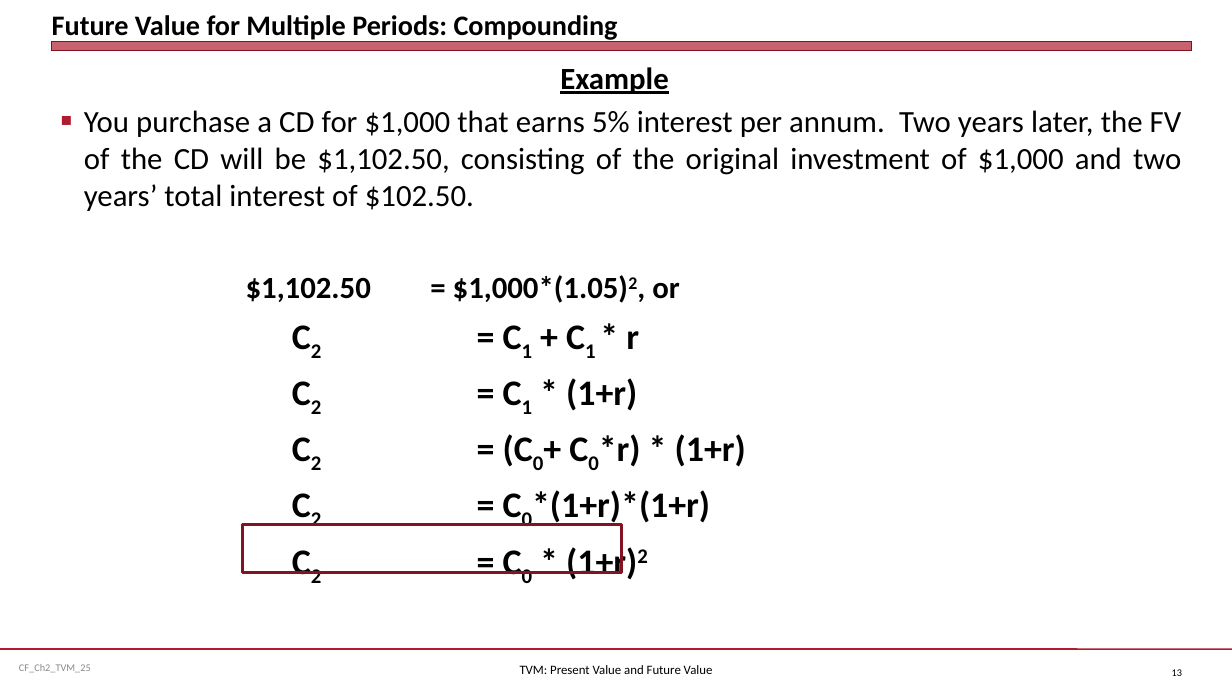
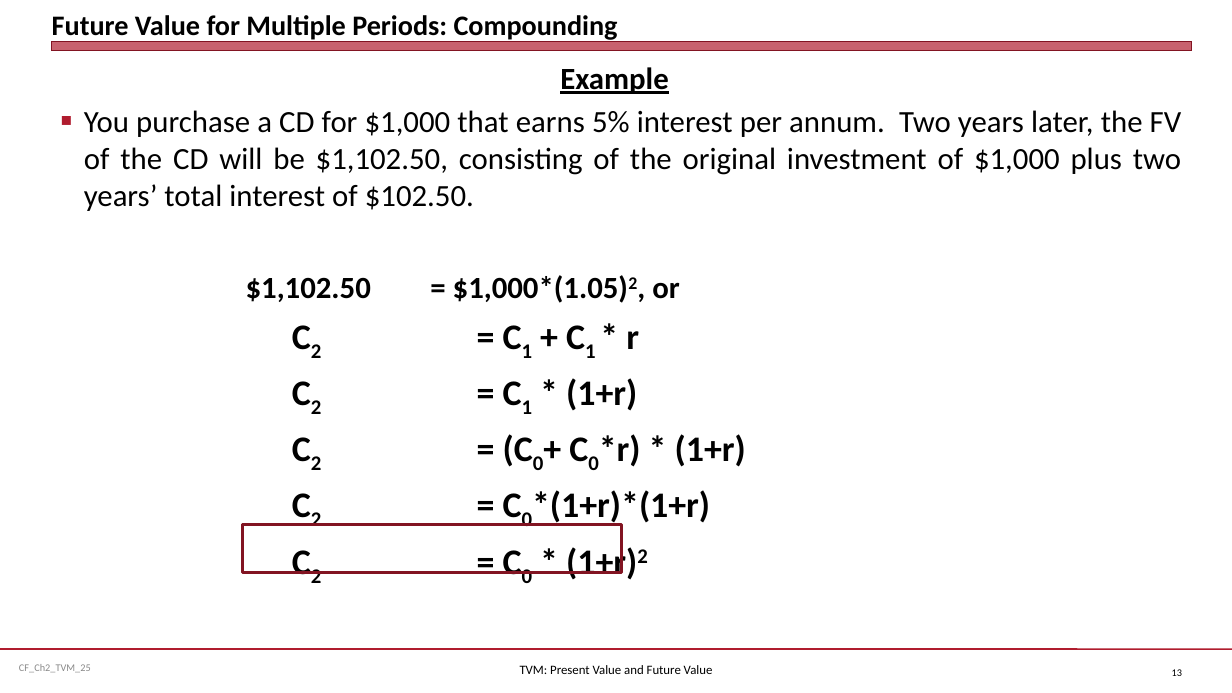
Before and after one commit to jmc877/Corporate-Finance, a slide deck: slide 13 of slides/CF_Ch2_TVM_25.pptx. Drawn at 1232x693 pixels with LibreOffice and Linux fonts; fonts in the diff are those of the drawing. Boxes give left, top, right and bottom in pixels: in the first picture for what was removed or moved away, otherwise in the second. Text is boxed around its words. In the diff, an @@ line names an element or a change of style, - is before the commit and + after.

```diff
--- a/slides/CF_Ch2_TVM_25.pptx
+++ b/slides/CF_Ch2_TVM_25.pptx
@@ text at <box>84,110,1182,211</box>: text changed @@
-■ You purchase a CD for $1,000 that earns 5% interest per annum. Two years later, the FV of the CD will be $1,102.50, consisting of the original investment of $1,000 and two years’ total interest of $102.50.
+■ You purchase a CD for $1,000 that earns 5% interest per annum. Two years later, the FV of the CD will be $1,102.50, consisting of the original investment of $1,000 plus two years’ total interest of $102.50.
```
Also in this commit, not shown: 1 other slide changed, 3 other files.
